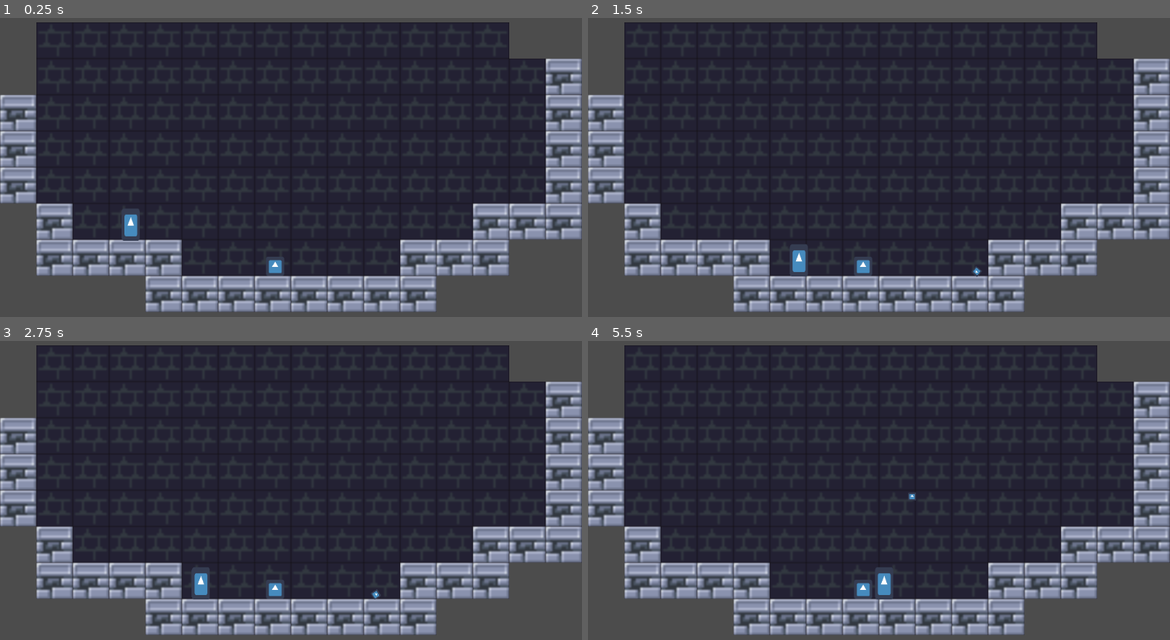
Above: before the commit, frames 1-4 (two rows, left to right).
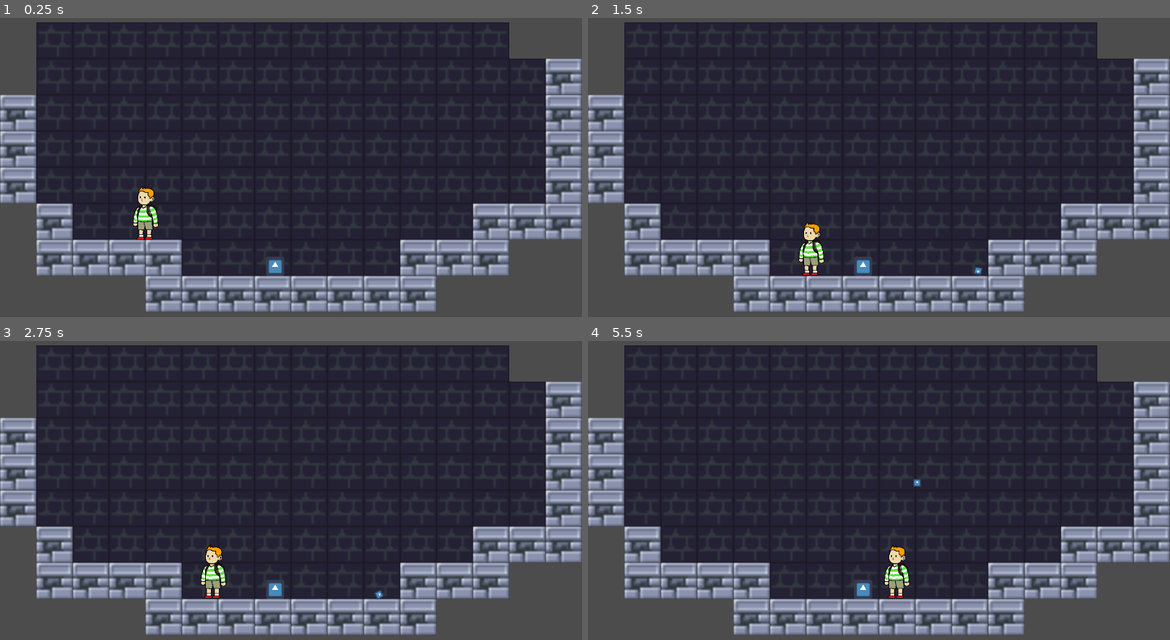
Above: after the commit, the same moments.

Repository: FavouredFool/special-disco
Game: Godot game, scene res://Scenes/Main.tscn
The game is run twice, just before and just after one commit, with the same random seed, the same clock (stepped at 60 frames per second) and the same inputs. The engine's default icon, where the game draws it, is replaced by a stand-in: a white triangle on a blue panel in a dark square.
Inputs (mouse positions are in pixels of both pictures, inside the frame that each line leads up to):
- Up to frame 1 (0.25 s): no input
- Up to frame 2 (1.5 s): move the mouse to (1007, 137) at 0.52 s; hold D (move_right) from 0.53 s (still down); click (1007, 137) at 0.67 s; tap Space (jump) at 0.77 s; move the mouse to (762, 173) at 1.27 s
- Up to frame 3 (2.75 s): tap Space (jump) at 1.52 s; move the mouse to (349, 403) at 2.02 s; release D (move_right) at 2.03 s; hold A (move_left) from 2.03 s (still down)
- Up to frame 4 (5.5 s): move the mouse to (849, 547) at 2.77 s; release A (move_left) at 2.78 s; hold D (move_right) 2.78-4.28 s; click (849, 547) at 2.92 s; tap Space (jump) at 3.02, 3.77, 4.52 s; move the mouse to (1053, 529) at 3.52 s; move the mouse to (704, 427) at 4.27 s; hold A (move_left) 4.28-5.03 s; move the mouse to (908, 478) at 5.02 s; hold D (move_right) from 5.03 s (still down); click (908, 478) at 5.17 s

The runs differ from the first frame. In frame 1, 0.7% of the frame differs, in the area x 20-28%, y 56-75%; in frame 2, 0.7%; in frame 3, 0.7%; in frame 4, 0.8%, in the area x 49-58%, y 46-87%.

Commit message:
feat: Corrected z-Depth problem

Diff:
--- a/Scenes/BoyRig.tscn
+++ b/Scenes/BoyRig.tscn
@@ -5,7 +5,7 @@
 [sub_resource type="Animation" id=1]
 length = 0.001
 tracks/0/type = "value"
-tracks/0/path = NodePath("Torso/LeftLeg:position")
+tracks/0/path = NodePath("Character/LeftLeg:position")
 tracks/0/interp = 1
 tracks/0/loop_wrap = true
 tracks/0/imported = false
@@ -17,7 +17,7 @@
 "values": [ Vector2( -66, 222 ) ]
 }
 tracks/1/type = "value"
-tracks/1/path = NodePath("Torso/LeftLeg:rotation_degrees")
+tracks/1/path = NodePath("Character/LeftLeg:rotation_degrees")
 tracks/1/interp = 1
 tracks/1/loop_wrap = true
 tracks/1/imported = false
@@ -29,7 +29,7 @@
 "values": [ 0.0 ]
 }
 tracks/2/type = "value"
-tracks/2/path = NodePath("Torso/Head:position")
+tracks/2/path = NodePath("Character/Head:position")
 tracks/2/interp = 1
 tracks/2/loop_wrap = true
 tracks/2/imported = false
@@ -41,7 +41,7 @@
 "values": [ Vector2( 4, -269 ) ]
 }
 tracks/3/type = "value"
-tracks/3/path = NodePath("Torso/Head:rotation_degrees")
+tracks/3/path = NodePath("Character/Head:rotation_degrees")
 tracks/3/interp = 1
 tracks/3/loop_wrap = true
 tracks/3/imported = false
@@ -53,7 +53,7 @@
 "values": [ 0.0 ]
 }
 tracks/4/type = "value"
-tracks/4/path = NodePath("Torso:position")
+tracks/4/path = NodePath("Character/Torso:position")
 tracks/4/interp = 1
 tracks/4/loop_wrap = true
 tracks/4/imported = false
@@ -65,7 +65,7 @@
 "values": [ Vector2( 0, 0 ) ]
 }
 tracks/5/type = "value"
-tracks/5/path = NodePath("Torso:rotation_degrees")
+tracks/5/path = NodePath("Character/Torso:rotation_degrees")
 tracks/5/interp = 1
 tracks/5/loop_wrap = true
 tracks/5/imported = false
@@ -77,7 +77,7 @@
 "values": [ 0.0 ]
 }
 tracks/6/type = "value"
-tracks/6/path = NodePath("Torso/LeftArm:position")
+tracks/6/path = NodePath("Character/LeftArm:position")
 tracks/6/interp = 1
 tracks/6/loop_wrap = true
 tracks/6/imported = false
@@ -89,7 +89,7 @@
 "values": [ Vector2( -120, 23 ) ]
 }
 tracks/7/type = "value"
-tracks/7/path = NodePath("Torso/LeftArm:rotation_degrees")
+tracks/7/path = NodePath("Character/LeftArm:rotation_degrees")
 tracks/7/interp = 1
 tracks/7/loop_wrap = true
 tracks/7/imported = false
@@ -101,7 +101,7 @@
 "values": [ 0.0 ]
 }
 tracks/8/type = "value"
-tracks/8/path = NodePath("Torso/RightLeg:position")
+tracks/8/path = NodePath("Character/RightLeg:position")
 tracks/8/interp = 1
 tracks/8/loop_wrap = true
 tracks/8/imported = false
@@ -113,7 +113,7 @@
 "values": [ Vector2( 64, 220 ) ]
 }
 tracks/9/type = "value"
-tracks/9/path = NodePath("Torso/RightLeg:rotation_degrees")
+tracks/9/path = NodePath("Character/RightLeg:rotation_degrees")
 tracks/9/interp = 1
 tracks/9/loop_wrap = true
 tracks/9/imported = false
@@ -125,7 +125,7 @@
 "values": [ 0.0 ]
 }
 tracks/10/type = "value"
-tracks/10/path = NodePath("Torso/RightArm:position")
+tracks/10/path = NodePath("Character/RightArm:position")
 tracks/10/interp = 1
 tracks/10/loop_wrap = true
 tracks/10/imported = false
@@ -137,7 +137,7 @@
 "values": [ Vector2( 134, 20 ) ]
 }
 tracks/11/type = "value"
-tracks/11/path = NodePath("Torso/RightArm:rotation_degrees")
+tracks/11/path = NodePath("Character/RightArm:rotation_degrees")
 tracks/11/interp = 1
 tracks/11/loop_wrap = true
 tracks/11/imported = false
@@ -154,7 +154,7 @@
 length = 1.3
 loop = true
 tracks/0/type = "value"
-tracks/0/path = NodePath("Torso/LeftLeg:position")
+tracks/0/path = NodePath("Character/LeftLeg:position")
 tracks/0/interp = 1
 tracks/0/loop_wrap = true
 tracks/0/imported = false
@@ -166,7 +166,7 @@
 "values": [ Vector2( -73, 221 ), Vector2( -73, 221 ), Vector2( -73, 201 ), Vector2( -73, 218.535 ) ]
 }
 tracks/1/type = "value"
-tracks/1/path = NodePath("Torso/LeftLeg:rotation_degrees")
+tracks/1/path = NodePath("Character/LeftLeg:rotation_degrees")
 tracks/1/interp = 1
 tracks/1/loop_wrap = true
 tracks/1/imported = false
@@ -178,7 +178,7 @@
 "values": [ 0.0, 0.0, 0.0, 0.0 ]
 }
 tracks/2/type = "value"
-tracks/2/path = NodePath("Torso/Head:position")
+tracks/2/path = NodePath("Character/Head:position")
 tracks/2/interp = 1
 tracks/2/loop_wrap = true
 tracks/2/imported = false
@@ -190,7 +190,7 @@
 "values": [ Vector2( 4, -269 ), Vector2( 4, -269 ), Vector2( 4, -259 ), Vector2( 4, -269 ) ]
 }
 tracks/3/type = "value"
-tracks/3/path = NodePath("Torso/Head:rotation_degrees")
+tracks/3/path = NodePath("Character/Head:rotation_degrees")
 tracks/3/interp = 1
 tracks/3/loop_wrap = true
 tracks/3/imported = false
@@ -202,7 +202,7 @@
 "values": [ 0.0, 0.0, 0.0, 0.0 ]
 }
 tracks/4/type = "value"
-tracks/4/path = NodePath("Torso:position")
+tracks/4/path = NodePath("Character/Torso:position")
 tracks/4/interp = 1
 tracks/4/loop_wrap = true
 tracks/4/imported = false
@@ -214,7 +214,7 @@
 "values": [ Vector2( 0, 0 ), Vector2( 0, 0 ), Vector2( 0, 20 ), Vector2( 0, 2.46519 ) ]
 }
 tracks/5/type = "value"
-tracks/5/path = NodePath("Torso:rotation_degrees")
+tracks/5/path = NodePath("Character/Torso:rotation_degrees")
 tracks/5/interp = 1
 tracks/5/loop_wrap = true
 tracks/5/imported = false
@@ -226,7 +226,7 @@
 "values": [ 0.0, 0.0, 0.0, 0.0 ]
 }
 tracks/6/type = "value"
-tracks/6/path = NodePath("Torso/LeftArm:position")
+tracks/6/path = NodePath("Character/LeftArm:position")
 tracks/6/interp = 1
 tracks/6/loop_wrap = true
 tracks/6/imported = false
@@ -238,7 +238,7 @@
 "values": [ Vector2( -120, 23 ), Vector2( -120, 23 ), Vector2( -105, 31 ), Vector2( -118.151, 23.9861 ) ]
 }
 tracks/7/type = "value"
-tracks/7/path = NodePath("Torso/LeftArm:rotation_degrees")
+tracks/7/path = NodePath("Character/LeftArm:rotation_degrees")
 tracks/7/interp = 1
 tracks/7/loop_wrap = true
 tracks/7/imported = false
@@ -250,7 +250,7 @@
 "values": [ 0.0, 0.0, -8.23946, -1.01559 ]
 }
 tracks/8/type = "value"
-tracks/8/path = NodePath("Torso/RightLeg:position")
+tracks/8/path = NodePath("Character/RightLeg:position")
 tracks/8/interp = 1
 tracks/8/loop_wrap = true
 tracks/8/imported = false
@@ -262,7 +262,7 @@
 "values": [ Vector2( 60, 220 ), Vector2( 60, 220 ), Vector2( 60, 200 ), Vector2( 60, 217.535 ) ]
 }
 tracks/9/type = "value"
-tracks/9/path = NodePath("Torso/RightLeg:rotation_degrees")
+tracks/9/path = NodePath("Character/RightLeg:rotation_degrees")
 tracks/9/interp = 1
 tracks/9/loop_wrap = true
 tracks/9/imported = false
@@ -274,7 +274,7 @@
 "values": [ 0.0, 0.0, 0.0, 0.0 ]
 }
 tracks/10/type = "value"
-tracks/10/path = NodePath("Torso/RightArm:position")
+tracks/10/path = NodePath("Character/RightArm:position")
 tracks/10/interp = 1
 tracks/10/loop_wrap = true
 tracks/10/imported = false
@@ -286,7 +286,7 @@
 "values": [ Vector2( 134, 20 ), Vector2( 134, 20 ), Vector2( 121, 33 ), Vector2( 132.398, 21.6024 ) ]
 }
 tracks/11/type = "value"
-tracks/11/path = NodePath("Torso/RightArm:rotation_degrees")
+tracks/11/path = NodePath("Character/RightArm:rotation_degrees")
 tracks/11/interp = 1
 tracks/11/loop_wrap = true
 tracks/11/imported = false
@@ -303,7 +303,7 @@
 length = 0.8
 loop = true
 tracks/0/type = "value"
-tracks/0/path = NodePath("Torso/LeftLeg:position")
+tracks/0/path = NodePath("Character/LeftLeg:position")
 tracks/0/interp = 1
 tracks/0/loop_wrap = true
 tracks/0/imported = false
@@ -315,7 +315,7 @@
 "values": [ Vector2( -94, 197 ), Vector2( -66, 222 ), Vector2( -7, 193 ), Vector2( -66, 222 ) ]
 }
 tracks/1/type = "value"
-tracks/1/path = NodePath("Torso/LeftLeg:rotation_degrees")
+tracks/1/path = NodePath("Character/LeftLeg:rotation_degrees")
 tracks/1/interp = 1
 tracks/1/loop_wrap = true
 tracks/1/imported = false
@@ -327,7 +327,7 @@
 "values": [ 23.4251, 0.0, -34.8, 0.0 ]
 }
 tracks/2/type = "value"
-tracks/2/path = NodePath("Torso/Head:position")
+tracks/2/path = NodePath("Character/Head:position")
 tracks/2/interp = 1
 tracks/2/loop_wrap = true
 tracks/2/imported = false
@@ -339,7 +339,7 @@
 "values": [ Vector2( 4, -269 ), Vector2( 4, -259 ), Vector2( 4, -269 ), Vector2( 4, -259 ) ]
 }
 tracks/3/type = "value"
-tracks/3/path = NodePath("Torso/Head:rotation_degrees")
+tracks/3/path = NodePath("Character/Head:rotation_degrees")
 tracks/3/interp = 1
 tracks/3/loop_wrap = true
 tracks/3/imported = false
@@ -351,7 +351,7 @@
 "values": [ 0.0, 0.0, 0.0, 0.0 ]
 }
 tracks/4/type = "value"
-tracks/4/path = NodePath("Torso:position")
+tracks/4/path = NodePath("Character/Torso:position")
 tracks/4/interp = 1
 tracks/4/loop_wrap = true
 tracks/4/imported = false
@@ -363,7 +363,7 @@
 "values": [ Vector2( 0, -80 ), Vector2( 0, 0 ), Vector2( 0, -80 ), Vector2( 0, 0 ) ]
 }
 tracks/5/type = "value"
-tracks/5/path = NodePath("Torso:rotation_degrees")
+tracks/5/path = NodePath("Character/Torso:rotation_degrees")
 tracks/5/interp = 1
 tracks/5/loop_wrap = true
 tracks/5/imported = false
@@ -375,7 +375,7 @@
 "values": [ 0.0, 0.0, 0.0, 0.0 ]
 }
 tracks/6/type = "value"
-tracks/6/path = NodePath("Torso/LeftArm:position")
+tracks/6/path = NodePath("Character/LeftArm:position")
 tracks/6/interp = 1
 tracks/6/loop_wrap = true
 tracks/6/imported = false
@@ -387,7 +387,7 @@
 "values": [ Vector2( -120, 23 ), Vector2( -88, 35 ), Vector2( -120, 23 ), Vector2( -130, 2 ), Vector2( -125, 12.5 ), Vector2( -120, 23 ) ]
 }
 tracks/7/type = "value"
-tracks/7/path = NodePath("Torso/LeftArm:rotation_degrees")
+tracks/7/path = NodePath("Character/LeftArm:rotation_degrees")
 tracks/7/interp = 1
 tracks/7/loop_wrap = true
 tracks/7/imported = false
@@ -399,7 +399,7 @@
 "values": [ 0.0, -16.8, 0.0, 17.4, 8.7, 0.0 ]
 }
 tracks/8/type = "value"
-tracks/8/path = NodePath("Torso/RightLeg:position")
+tracks/8/path = NodePath("Character/RightLeg:position")
 tracks/8/interp = 1
 tracks/8/loop_wrap = true
 tracks/8/imported = false
@@ -411,7 +411,7 @@
 "values": [ Vector2( 92, 193 ), Vector2( 64, 220 ), Vector2( -5, 210 ), Vector2( 64, 220 ) ]
 }
 tracks/9/type = "value"
-tracks/9/path = NodePath("Torso/RightLeg:rotation_degrees")
+tracks/9/path = NodePath("Character/RightLeg:rotation_degrees")
 tracks/9/interp = 1
 tracks/9/loop_wrap = true
 tracks/9/imported = false
@@ -423,7 +423,7 @@
 "values": [ -26.7448, 0.0, 34.9, 0.0 ]
 }
 tracks/10/type = "value"
-tracks/10/path = NodePath("Torso/RightArm:position")
+tracks/10/path = NodePath("Character/RightArm:position")
 tracks/10/interp = 1
 tracks/10/loop_wrap = true
 tracks/10/imported = false
@@ -435,7 +435,7 @@
 "values": [ Vector2( 134, 20 ), Vector2( 24, 42 ), Vector2( 134, 20 ), Vector2( 182, -14 ), Vector2( 158, 3 ), Vector2( 134, 20 ) ]
 }
 tracks/11/type = "value"
-tracks/11/path = NodePath("Torso/RightArm:rotation_degrees")
+tracks/11/path = NodePath("Character/RightArm:rotation_degrees")
 tracks/11/interp = 1
 tracks/11/loop_wrap = true
 tracks/11/imported = false
@@ -449,46 +449,44 @@
 
 [node name="CharacterRig" type="Node2D"]
 
-[node name="Torso" type="Sprite" parent="."]
-texture = ExtResource( 1 )
-region_enabled = true
-region_rect = Rect2( 200, 650, 400, 400 )
-
-[node name="Head" type="Sprite" parent="Torso"]
-position = Vector2( 4, -269 )
-texture = ExtResource( 1 )
-region_enabled = true
-region_rect = Rect2( 625, 325, 350, 325 )
-
-[node name="LeftLeg" type="Sprite" parent="Torso"]
-show_behind_parent = true
-position = Vector2( -66, 222 )
-texture = ExtResource( 1 )
-region_enabled = true
-region_rect = Rect2( 600, 650, 200, 350 )
-
-[node name="LeftArm" type="Sprite" parent="Torso"]
-show_behind_parent = true
-position = Vector2( -120, 23 )
-z_index = -1
-texture = ExtResource( 1 )
-region_enabled = true
-region_rect = Rect2( 250, 250, 200, 400 )
-
-[node name="RightLeg" type="Sprite" parent="Torso"]
-show_behind_parent = true
-position = Vector2( 64, 220 )
-texture = ExtResource( 1 )
-region_enabled = true
-region_rect = Rect2( 800, 650, 200, 350 )
-
-[node name="RightArm" type="Sprite" parent="Torso"]
-position = Vector2( 134, 20 )
-texture = ExtResource( 1 )
-region_enabled = true
-region_rect = Rect2( 450, 250, 200, 400 )
-
 [node name="AnimationPlayer" type="AnimationPlayer" parent="."]
 anims/RESET = SubResource( 1 )
 anims/idle = SubResource( 3 )
 anims/walk = SubResource( 2 )
+
+[node name="Character" type="Node2D" parent="."]
+
+[node name="LeftLeg" type="Sprite" parent="Character"]
+position = Vector2( -66, 222 )
+texture = ExtResource( 1 )
+region_enabled = true
+region_rect = Rect2( 600, 650, 200, 350 )
+
+[node name="RightLeg" type="Sprite" parent="Character"]
+position = Vector2( 64, 220 )
+texture = ExtResource( 1 )
+region_enabled = true
+region_rect = Rect2( 800, 650, 200, 350 )
+
+[node name="LeftArm" type="Sprite" parent="Character"]
+position = Vector2( -120, 23 )
+texture = ExtResource( 1 )
+region_enabled = true
+region_rect = Rect2( 250, 250, 200, 400 )
+
+[node name="Torso" type="Sprite" parent="Character"]
+texture = ExtResource( 1 )
+region_enabled = true
+region_rect = Rect2( 200, 650, 400, 400 )
+
+[node name="Head" type="Sprite" parent="Character"]
+position = Vector2( 4, -269 )
+texture = ExtResource( 1 )
+region_enabled = true
+region_rect = Rect2( 625, 325, 350, 325 )
+
+[node name="RightArm" type="Sprite" parent="Character"]
+position = Vector2( 134, 20 )
+texture = ExtResource( 1 )
+region_enabled = true
+region_rect = Rect2( 450, 250, 200, 400 )
--- a/Scenes/Main.tscn
+++ b/Scenes/Main.tscn
@@ -64,7 +64,7 @@
 tile_data = PoolIntArray( 65537, 1, 0, 65538, 1, 0, 65539, 1, 0, 65540, 1, 0, 65541, 1, 0, 65542, 1, 0, 65543, 1, 0, 65 …(1462 unchanged characters)…
 
 [node name="Player" parent="." groups=["player"] instance=ExtResource( 2 )]
-position = Vector2( 230, 413 )
+position = Vector2( 255, 377 )
 speed = 150.0
 
 [node name="BallSpawner" parent="." instance=ExtResource( 3 )]
--- a/Scenes/Player.tscn
+++ b/Scenes/Player.tscn
@@ -1,11 +1,12 @@
 [gd_scene load_steps=5 format=2]
 
-[ext_resource path="res://icon.png" type="Texture" id=1]
 [ext_resource path="res://Scripts/PlayerScript.gd" type="Script" id=2]
 [ext_resource path="res://Ring.PNG" type="Texture" id=3]
+[ext_resource path="res://Scenes/BoyRig.tscn" type="PackedScene" id=4]
 
 [sub_resource type="CapsuleShape2D" id=1]
-height = 34.0
+radius = 18.0
+height = 54.0
 
 [node name="Player" type="KinematicBody2D"]
 collision_mask = 3
@@ -13,20 +14,20 @@
 script = ExtResource( 2 )
 
 [node name="RingSelection" type="Sprite" parent="."]
+show_behind_parent = true
 position = Vector2( 0.500004, 2 )
 scale = Vector2( 0.254438, 0.271255 )
 texture = ExtResource( 3 )
-
-[node name="Sprite" type="Sprite" parent="."]
-position = Vector2( 0, 0.500001 )
-scale = Vector2( 0.5, 0.890625 )
-texture = ExtResource( 1 )
-
-[node name="CollisionShape2D" type="CollisionShape2D" parent="."]
-shape = SubResource( 1 )
 
 [node name="CoyoteTimer" type="Timer" parent="."]
 wait_time = 0.1
 one_shot = true
 
+[node name="CollisionShape2D" type="CollisionShape2D" parent="."]
+scale = Vector2( 0.945018, 1.01658 )
+shape = SubResource( 1 )
+
+[node name="CharacterRig" parent="." instance=ExtResource( 4 )]
+scale = Vector2( 0.12, 0.12 )
+
 [connection signal="timeout" from="CoyoteTimer" to="." method="_on_Timer_timeout"]
